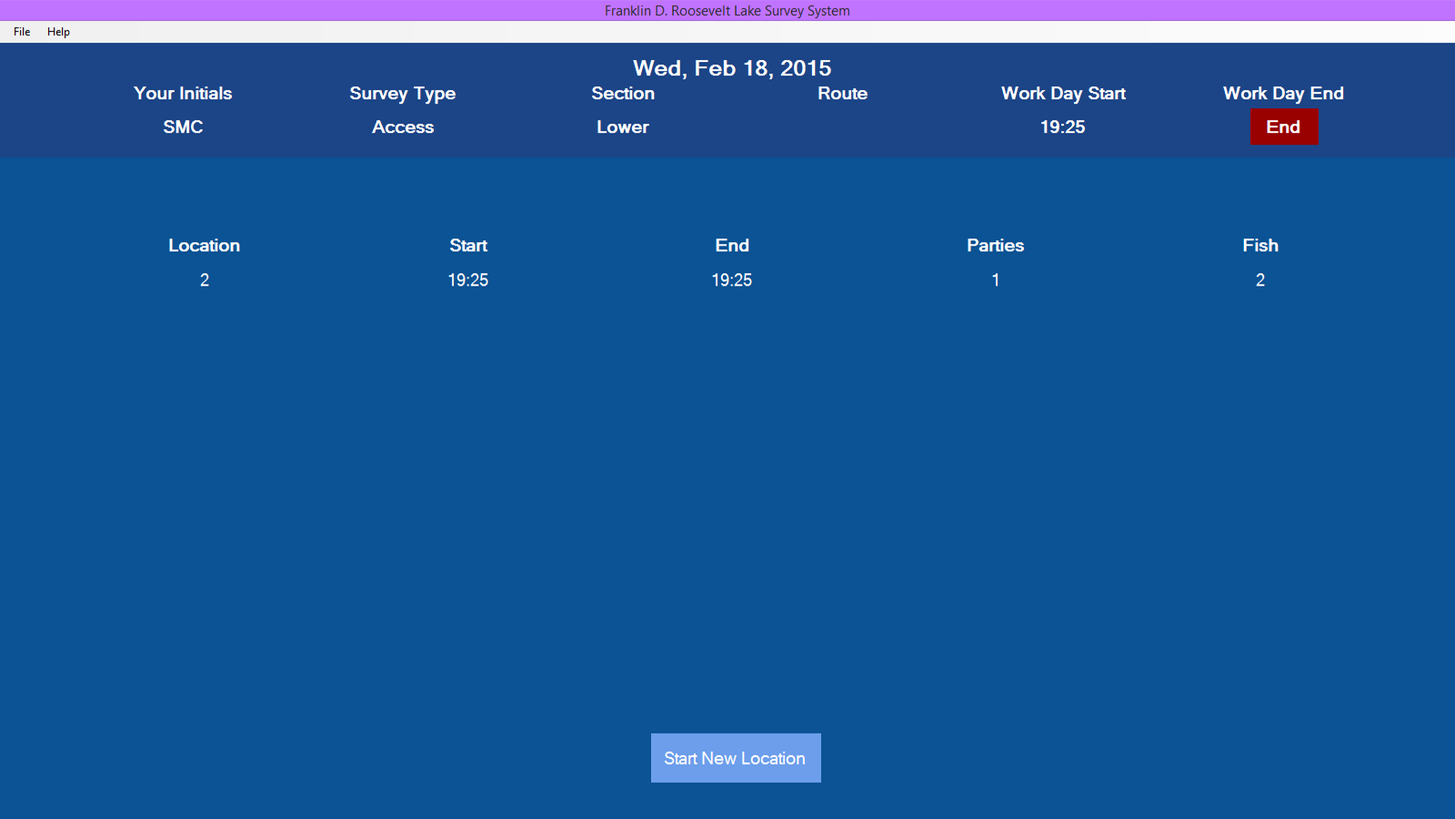
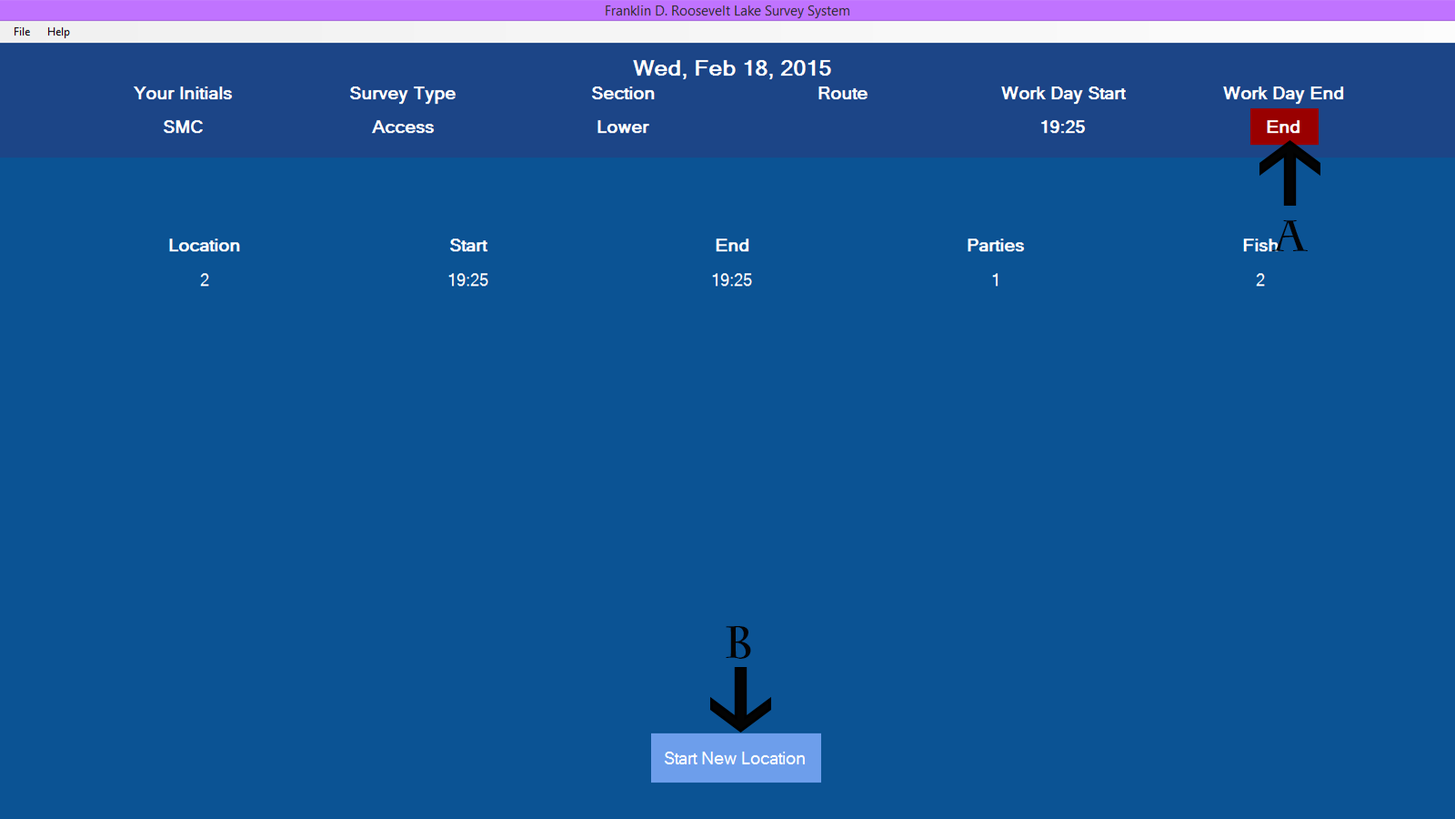
The second w=1455, h=819 image is a revision of the first. Changes to its layers:
added layer "Shape 1 copy" above "B" over [710, 666, 772, 733]
added layer "B" above "A" over [725, 625, 752, 659]
added layer "A" above "Shape 1" over [1272, 220, 1308, 252]
added layer "Shape 1" above "Screenshot (38)" over [1259, 140, 1321, 206]
